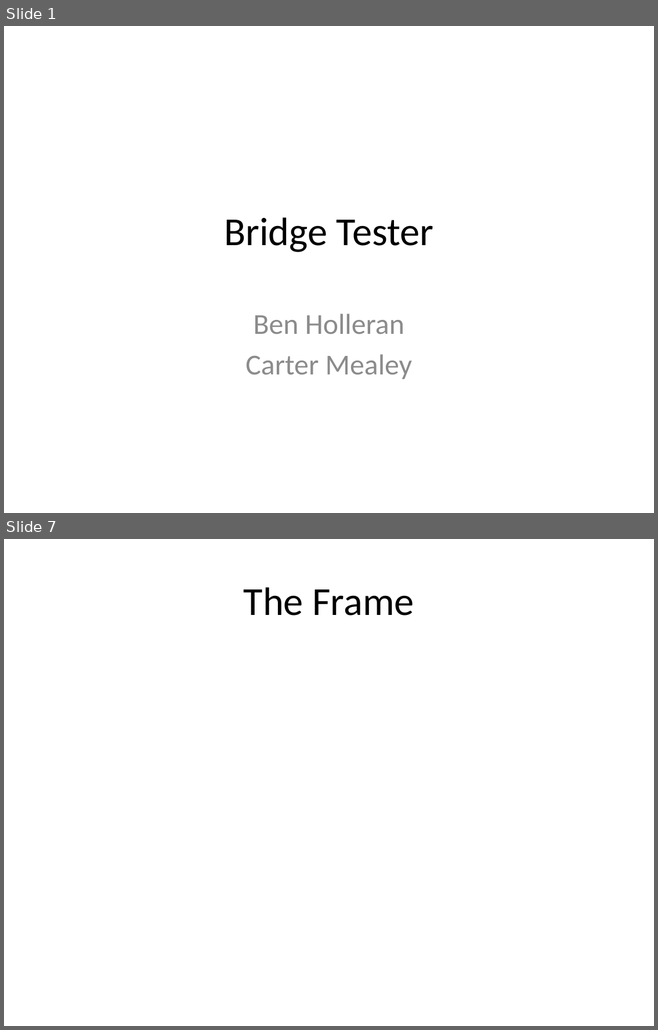
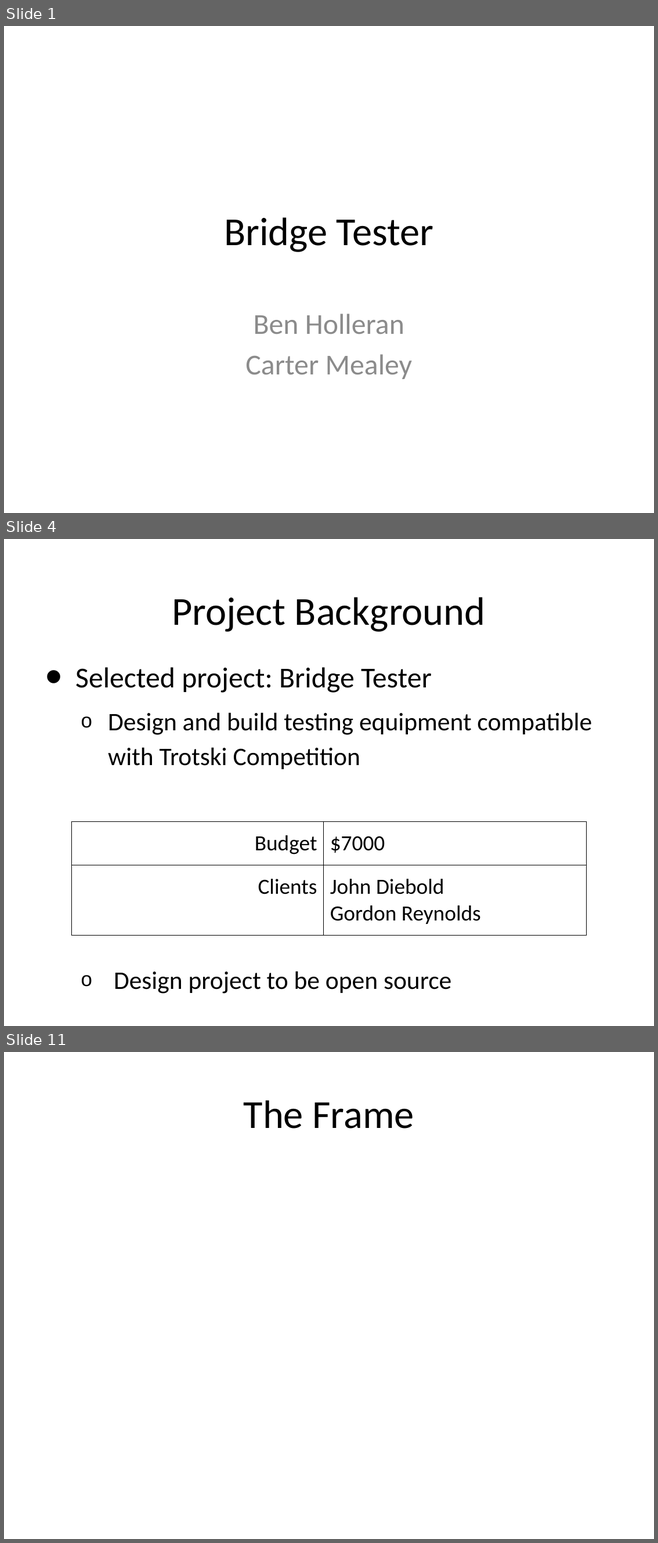
Before and after one commit to TheBengineer/Bridge-Tester, a slide deck: Presentations/February 10, 2014/Bridge Tester.pptx. Shown one above the other, each under a label of ours: slides 1 and 7 before the commit, slides 1, 4 and 11 after it; the slides between them are not shown. The pictures are 658x1030 and 658x1543 pixels, drawn with LibreOffice and Linux fonts; fonts in the diff are those of the drawing. Boxes give left, top, right and bottom in pixels: in the first picture for what was removed or moved away, otherwise in the second. Text is boxed around its words. In the diff, an @@ line names an element or a change of style, - is before the commit and + after.

```diff
--- a/Presentations/February 10, 2014/Bridge Tester.pptx
+++ b/Presentations/February 10, 2014/Bridge Tester.pptx
@@ slide 4 added at bbox=[4, 539, 654, 1026], background #FFFFFF @@
@@ title added at bbox=[172, 597, 485, 632], 44 pt, text #000000 @@
+Project Background
@@ text added at bbox=[75, 667, 592, 994], 28 pt, text #000000 @@
+• Selected project: Bridge Tester
+  o Design and build testing equipment compatible with Trotski Competition
+  o Design project to be open source
@@ table added at bbox=[71, 821, 586, 934], 2 rows, 2 columns @@
+Budget | $7000
+Clients | John Diebold / Gordon Reynolds
@@ what was slide 7 is now slide 11 @@
```
Also in this commit, not shown: 1 slide changed, 7 other slides added, 4 slides removed, 1 other file.
